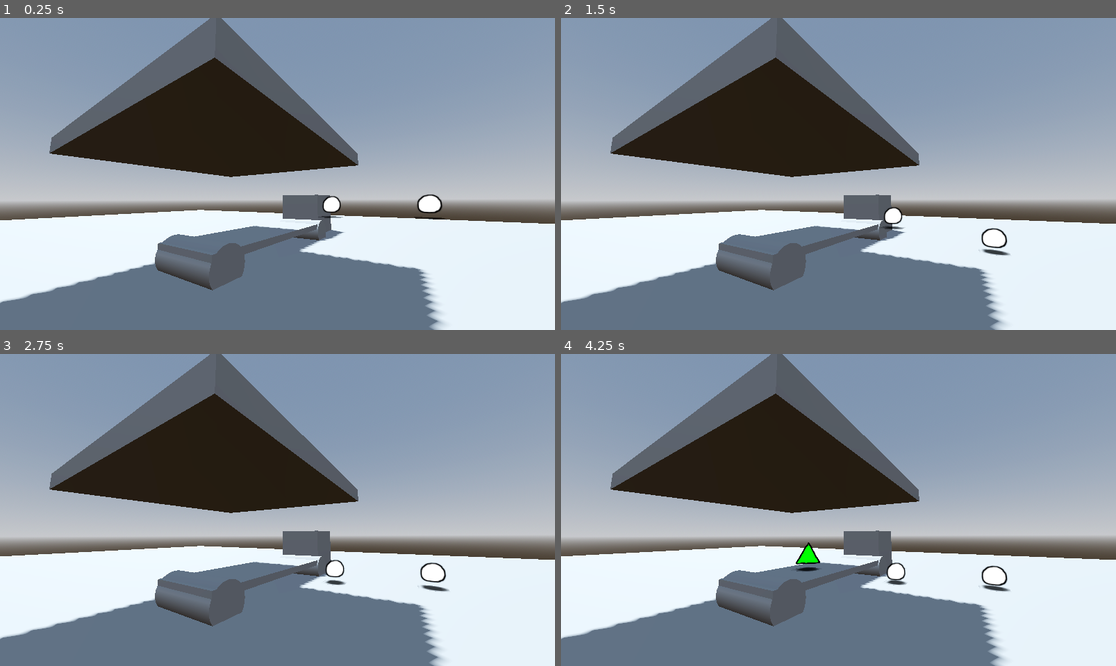
Above: before the commit, frames 1-4 (two rows, left to right).
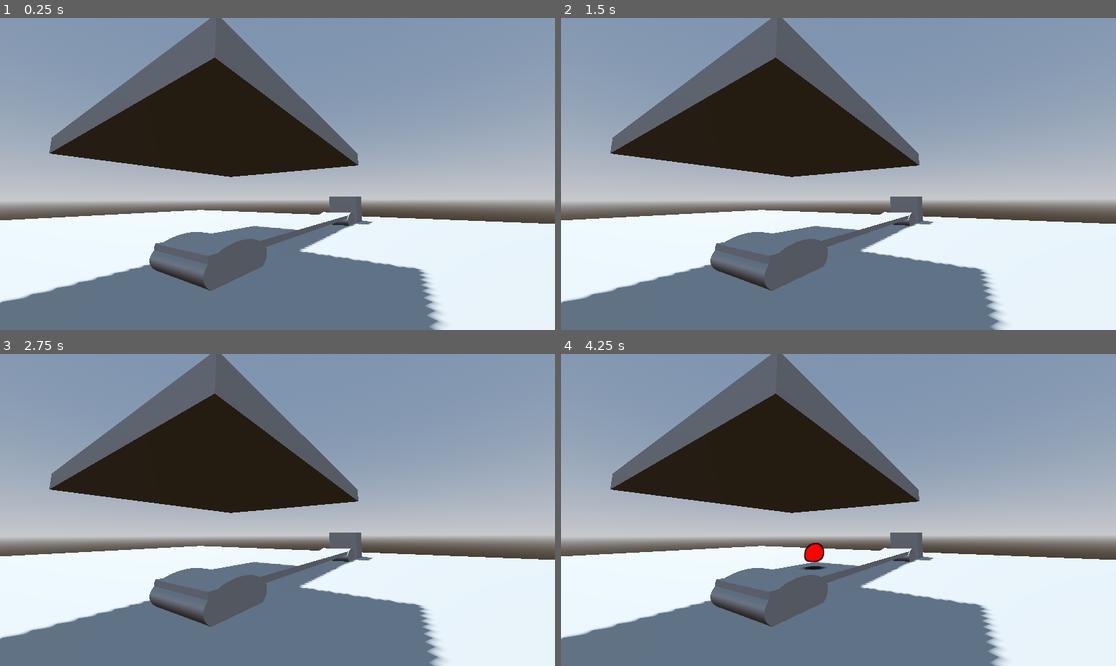
Above: after the commit, the same moments.

Repository: duboisr96/igwdcn
Game: Godot game, scene res://Scenes/Levels/level.tscn
Two runs of this game, one before a commit and one after it. Both use one fixed random seed, a clock stepped at 60 frames per second and the inputs below.
Inputs (mouse positions are in pixels of both pictures, inside the frame that each line leads up to):
- Up to frame 1 (0.25 s): no input
- Up to frame 2 (1.5 s): move the mouse to (960, 158) at 0.52 s; tap - (decrease belt speed) at 0.6 s; tap Mouse wheel up (increase belt speed) at 0.8, 1.35 s; move the mouse to (727, 189) at 1.27 s
- Up to frame 3 (2.75 s): tap Keypad 0 (decrease error, bound only after the commit) at 1.55, 2.1 s; move the mouse to (333, 441) at 2.02 s; tap Keypad 1 (increase error, bound only after the commit) at 2.3 s
- Up to frame 4 (4.25 s): move the mouse to (810, 572) at 2.77 s; tap Keypad 1 (increase error, bound only after the commit) at 2.85 s; tap - (decrease belt speed) at 3.05, 3.6 s; move the mouse to (1005, 556) at 3.52 s; tap Mouse wheel up (increase belt speed) at 3.8 s

The runs differ from the first frame. In frame 1, 2.2% of the frame differs, in the area x 26-81%, y 56-88%; in frame 2, 2.1%; in frame 3, 2.1%; in frame 4, 2.5%.

Commit message:
error and speeds
error generation, recording, and 'belt speed' fixes

Diff:
--- /dev/null
+++ b/Scenes/Levels/level.gd
@@ -0,0 +1,29 @@
+extends Node3D
+
+
+var root = get_tree()
+@export var production_speed := 1.0
+
+# Called when the node enters the scene tree for the first time.
+func _ready() -> void:
+	add_to_group("levels")  # Add to a global group
+	pass # Replace with function body.
+
+
+# Called every frame. 'delta' is the elapsed time since the previous frame.
+func _process(delta: float) -> void:
+	if Input.is_action_just_pressed("decrease error"):
+		for child_node in $".".get_children():
+			if child_node.name == 'ProductionMachine':
+				child_node._decrease_error()
+	if Input.is_action_just_pressed("increase error"):
+		for child_node in $".".get_children():
+			if child_node.name == 'ProductionMachine':
+				child_node._increase_error()
+	if Input.is_action_just_pressed("increase belt speed"):
+		production_speed += .25
+		print('belt speed is ', production_speed, ' mph')
+	if Input.is_action_just_pressed("decrease belt speed"):
+		if production_speed > .25:
+			production_speed -= .25
+			print('belt speed is ', production_speed, ' mph')
--- a/Scenes/Levels/level.tscn
+++ b/Scenes/Levels/level.tscn
@@ -1,9 +1,9 @@
 [gd_scene load_steps=8 format=3 uid="uid://dco7ge6wv3vwt"]
 
 [ext_resource type="PackedScene" uid="uid://dp3qifyfd544h" path="res://Scenes/objects/factory/production_machine.tscn" id="1_ks7je"]
+[ext_resource type="Script" path="res://Scenes/Levels/level.gd" id="1_u28yv"]
 [ext_resource type="PackedScene" uid="uid://tee8f4gof21a" path="res://Scenes/objects/factory/bin.tscn" id="2_fj8l3"]
 [ext_resource type="PackedScene" uid="uid://brpifkwn3qxka" path="res://Scenes/objects/factory/belt.tscn" id="3_slbud"]
-[ext_resource type="PackedScene" uid="uid://cw44xutd13o53" path="res://Scenes/objects/shapes/shape_base.tscn" id="4_frdtc"]
 
 [sub_resource type="ProceduralSkyMaterial" id="ProceduralSkyMaterial_yq5cy"]
 sky_horizon_color = Color(0.64625, 0.65575, 0.67075, 1)
@@ -18,7 +18,8 @@
 tonemap_mode = 2
 glow_enabled = true
 
-[node name="Level" type="Node3D"]
+[node name="Level" type="Node3D" groups=["levels"]]
+script = ExtResource("1_u28yv")
 
 [node name="WorldEnvironment" type="WorldEnvironment" parent="."]
 environment = SubResource("Environment_8cytq")
@@ -29,13 +30,14 @@
 shadow_enabled = true
 
 [node name="ProductionMachine" parent="." instance=ExtResource("1_ks7je")]
+default_color_to_create = 1
 
 [node name="Camera3D" type="Camera3D" parent="."]
 transform = Transform3D(0.537803, -0.107983, -0.836127, -0.00342958, 0.991475, -0.130252, 0.843064, 0.0729175, 0.532848, -1.97198, 0.831159, 2.09831)
 fov = 77.0723
 
 [node name="Bin" parent="." instance=ExtResource("2_fj8l3")]
-transform = Transform3D(1, 0, 0, 0, 1, 0, 0, 0, 1, 3.15478, 0.448438, -0.189567)
+transform = Transform3D(1, 0, 0, 0, 1, 0, 0, 0, 1, 6.22015, 0.448438, 0.12847)
 
 [node name="CSGBox3D" type="CSGBox3D" parent="."]
 transform = Transform3D(1, 0, 0, 0, 1, 0, 0, 0, 1, -0.00671387, -0.123102, -2.68958)
@@ -44,10 +46,4 @@
 size = Vector3(17.823, 0.2, 20.1609)
 
 [node name="Belt" parent="." instance=ExtResource("3_slbud")]
-transform = Transform3D(0.5, 0, 0, 0, 0.5, 0, 0, 0, 0.5, -0.673463, 0.254696, 0)
-
-[node name="ShapeBase" parent="." instance=ExtResource("4_frdtc")]
-transform = Transform3D(1, 0, 0, 0, 1, 0, 0, 0, 1, 1.71414, 1.25991, 1.46168)
-
-[node name="ShapeBase2" parent="." instance=ExtResource("4_frdtc")]
-transform = Transform3D(1, 0, 0, 0, 1, 0, 0, 0, 1, 2.15687, 1.27363, 1.96168)
+transform = Transform3D(1, 0, 0, 0, 0.5, 0, 0, 0, 0.5, -0.737756, 0.254696, 0)
--- a/Scenes/objects/factory/production_machine.gd
+++ b/Scenes/objects/factory/production_machine.gd
@@ -1,32 +1,116 @@
 extends StaticBody3D
+
+const default_shape_array := ['circle', 'square', 'triangle']
+const default_color_array := ['DEEP_SKY_BLUE', 'RED', 'GREEN']
 
 
 @export var shape_scene: PackedScene
+@export var default_shape_to_create : int
+@export var default_color_to_create : int
 
-@export var shape_to_create := 'triangle'
-@export var color_to_create := 'GREEN'
-@export var creating_velocity := Vector3(.5,0,0)
+@onready var shape_to_create = default_shape_array[default_shape_to_create]
+@onready var color_to_create = default_color_array[default_color_to_create]
+
+@export var default_velocity := Vector3(.5,0,0)
+#@export var error_percentage := 0.0
+@export var production_default := 3.0
+@export var global_speed_multiplier := 1.0
+
+var rand = randi_range(1.0,100.0)
+@export var error_top := 99.0
+var error_amount := 0.0
 
 
+
+
+var error_log := []
 #var make_shape
 #var make_color
 # Called when the node enters the scene tree for the first time.
 func _ready() -> void:
+	$Timer.wait_time = production_default
 	pass # Replace with function body.
 
 
 # Called every frame. 'delta' is the elapsed time since the previous frame.
 func _process(delta: float) -> void:
+
+
+
 	pass
 
 
 func _on_timer_timeout() -> void:
-	print('creating ', color_to_create, ' ', shape_to_create,' from machine')
+	rand = randi_range(1.0,100.0)
+	if rand <= error_top :
+		print('creating ', color_to_create, ' ', shape_to_create,' from machine')
+		_output_shape(default_shape_to_create, default_color_to_create)
+		#shape_to_create = 'square'
+		#color_to_create = 'DEEP_SKY_BLUE'
+	else:
+		_handle_error(rand)
+	$Timer.wait_time = production_default / global_speed_multiplier
+	pass # Replace with function body.
+
+func _handle_error(error_val) -> void:
+	if error_amount == 1:
+		_output_shape(error_log[0], error_log[1])
+		pass
+	if error_amount == 0:
+		if error_val % 2:
+		###color and shape error###
+			var error_shape = randi_range(0,2)
+			while default_shape_to_create == error_shape:
+				error_shape = randi_range(0,2)
+			var error_color = randi_range(0,2)
+			while default_color_to_create == error_color:
+				error_color = randi_range(0,2)
+			error_log.append(error_shape)
+			error_log.append(error_color)
+			print(error_log)
+			error_amount += 1
+			_output_shape(error_shape, error_color)
+			#color and shape error
+			#append to erroring
+		elif error_val % 3:
+			var error_color = randi_range(0,2)
+			while default_color_to_create == error_color:
+				error_color = randi_range(0,2)
+			error_log.append(default_shape_to_create)
+			error_log.append(error_color)
+			error_amount = 1
+			_output_shape(default_shape_to_create, error_color)
+			#color error
+			#append to erroring
+			pass
+		else:
+			var error_shape = randi_range(0,2)
+			while default_shape_to_create == error_shape:
+				error_shape = randi_range(0,2)
+			error_log.append(error_shape)
+			error_log.append(default_color_to_create)
+			error_amount += 1
+			_output_shape(error_shape, default_color_to_create)
+			#shape error
+			#append
+			pass
+
+		pass
+
+func _output_shape(shape_num, color_num) -> void:
 	var new_shape = shape_scene.instantiate()
-	new_shape.create_shape = shape_to_create #shape of product to be produced
-	new_shape.create_color = color_to_create #color of shape to be produced
-	new_shape.create_velocity = creating_velocity #DIRECTION OF PROD LINE
+	new_shape.create_shape = default_shape_array[shape_num] #shape of product to be produced
+	new_shape.create_color = default_color_array[color_num] #color of shape to be produced
+	new_shape.create_velocity = default_velocity #DIRECTION OF PROD LINE
 	add_child(new_shape)
-	shape_to_create = 'square'
-	color_to_create = 'DEEP_SKY_BLUE'
-	pass # Replace with function body.
+
+
+func _decrease_error() -> void:
+	if error_top <= 94:
+		error_top += 5
+		print('decreaing error, error total is ', 100 - error_top, '%')
+
+func _increase_error() -> void:
+	if error_top >=5:
+		error_top -=5
+		print('increasing error, error total is ', 100 - error_top, '%')
--- a/Scenes/objects/shapes/shape_base.gd
+++ b/Scenes/objects/shapes/shape_base.gd
@@ -34,7 +34,6 @@
 		_create_triangle(create_color)
 
 func _physics_process(delta: float) -> void:
-	if $Area3D/CollisionShape3D/RayCast3D.get_collider() != null: print($Area3D/CollisionShape3D/RayCast3D.get_collider().name)
 		#print($".", " speed is ", motion, " position is ", position)
 	_turn_to()
 	_check_overlapping_areas()
@@ -65,10 +64,8 @@
 	pass
 
 func _check_speed(delta) -> void:
-	if Input.is_action_just_pressed("increase belt speed"):
-		global_shape_velocity += .25
-	if Input.is_action_just_pressed("decrease belt speed"):
-		if global_shape_velocity >= 0: global_shape_velocity -= .25
+	var parent = get_tree().get_nodes_in_group("levels")
+	global_shape_velocity = parent[0].production_speed
 
 	motion = create_velocity * delta * global_shape_velocity * int(on_belt)
 	get_tree() ##idk what its getting from tree yet but some global speed value? from uhhh.... the production machine?
@@ -77,7 +74,7 @@
 
 
 func _on_body_entered(body: Node) -> void:
-	if body.name == 'belt': print ("im on a belt!")
+
 	pass # Replace with function body.
 
 func _check_overlapping_areas() -> void:
@@ -113,7 +110,6 @@
 
 func _show_shadow() -> void:
 	if $Area3D/CollisionShape3D/RayCast3D.is_colliding():
-		print('collidin')
 		if ($Area3D/CollisionShape3D/RayCast3D.get_collider() != null):
 			$shadow.show()
 		else:
--- a/Scenes/objects/shapes/shape_base.tscn
+++ b/Scenes/objects/shapes/shape_base.tscn
@@ -36,6 +36,7 @@
 
 [node name="shadow" type="Sprite3D" parent="."]
 transform = Transform3D(0.2, 0, 0, 0, -8.74228e-09, -0.2, 0, 0.2, -8.74228e-09, -0.0155222, -0.493061, -0.0260319)
+visible = false
 modulate = Color(0.00392157, 0.00392157, 0.00392157, 0.792157)
 texture = ExtResource("2_2injy")
 
--- a/project.godot
+++ b/project.godot
@@ -21,6 +21,7 @@
 "deadzone": 0.5,
 "events": [Object(InputEventKey,"resource_local_to_scene":false,"resource_name":"","device":-1,"window_id":0,"alt_press …(196 unchanged characters)…
 , Object(InputEventMouseButton,"resource_local_to_scene":false,"resource_name":"","device":-1,"window_id":0,"alt_presse …(244 unchanged characters)…
+, Object(InputEventKey,"resource_local_to_scene":false,"resource_name":"","device":-1,"window_id":0,"alt_pressed":false,"shift_pressed":false,"ctrl_pressed":false,"meta_pressed":false,"pressed":false,"keycode":0,"physical_keycode":61,"key_label":0,"unicode":61,"location":0,"echo":false,"script":null)
 ]
 }
 "decrease belt speed"={
@@ -29,3 +30,13 @@
 , Object(InputEventMouseButton,"resource_local_to_scene":false,"resource_name":"","device":-1,"window_id":0,"alt_presse …(244 unchanged characters)…
 ]
 }
+"increase error"={
+"deadzone": 0.5,
+"events": [Object(InputEventKey,"resource_local_to_scene":false,"resource_name":"","device":-1,"window_id":0,"alt_pressed":false,"shift_pressed":false,"ctrl_pressed":false,"meta_pressed":false,"pressed":false,"keycode":0,"physical_keycode":4194439,"key_label":0,"unicode":49,"location":0,"echo":false,"script":null)
+]
+}
+"decrease error"={
+"deadzone": 0.5,
+"events": [Object(InputEventKey,"resource_local_to_scene":false,"resource_name":"","device":-1,"window_id":0,"alt_pressed":false,"shift_pressed":false,"ctrl_pressed":false,"meta_pressed":false,"pressed":false,"keycode":0,"physical_keycode":4194438,"key_label":0,"unicode":48,"location":0,"echo":false,"script":null)
+]
+}
